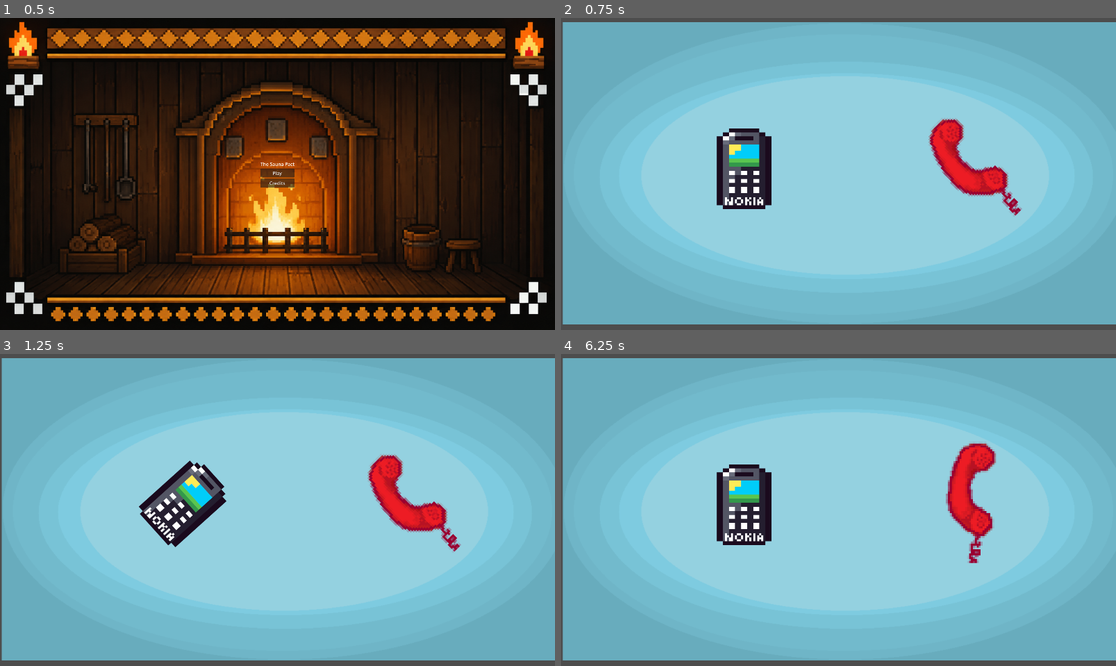
Above: before the commit, frames 1-4 (two rows, left to right).
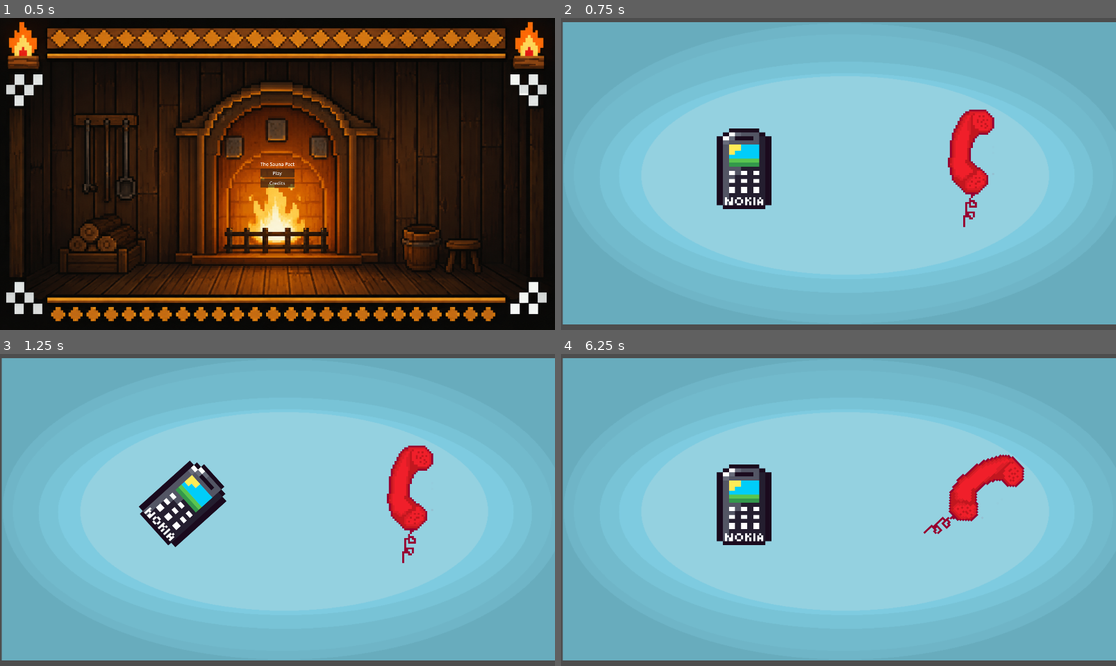
Above: after the commit, the same moments.

Repository: Orozon64/The-Sauna-Pact
Game: Godot game, scene res://scenes/main_menu.tscn
Same seed, same stepped clock (60 frames per second), same inputs: the game is played once before the commit and once after it.
Inputs:
- Up to frame 1 (0.5 s): no input
- Up to frame 2 (0.75 s): click "Play" at 0.5 s
- Up to frame 3 (1.25 s): no input
- Up to frame 4 (6.25 s): hold D (move_right) 1.28-2.03 s; tap Shift (advance_dialogue) at 1.35, 2.3, 2.85, 3.8, 5.1 s; tap Space at 1.52, 2.27, 3.77, 4.52, 5, 5.27 s; tap E (item_interact) at 1.55, 2.1, 3.05, 3.6, 4.55, 5.85 s; tap Enter at 2, 5.75 s; hold S (move_down) 2.03-2.78 s; hold D (move_right) 2.78-3.53 s; hold W (move_up) 3.53-4.28 s; hold A (move_left) 4.28-5.78 s; tap F (item_interact_secondary) at 4.35 s; hold S (move_down) from 5.78 s (still down)

Frame 1 is identical in both runs. In frame 2, 2.3% of the frame differs, in the area x 66-84%, y 29-68%; in frame 3, 2.3%; in frame 4, 2.3%, in the area x 65-84%, y 28-68%.

Commit message:
work on objective showing; fixed furnace placing bug

Diff:
--- a/scenes/finnish_map.tscn
+++ b/scenes/finnish_map.tscn
@@ -1044,3 +1044,11 @@
 autoplay = true
 bus = &"LevelBG"
 parameters/looping = true
+
+[node name="CanvasLayer" type="CanvasLayer" parent="." unique_id=746191810]
+
+[node name="ObjectiveLabel" type="Label" parent="CanvasLayer" unique_id=1456070029]
+offset_right = 40.0
+offset_bottom = 23.0
+theme_override_colors/font_color = Color(0, 0, 0, 1)
+text = "Objective: pick up wooden logs"
--- a/scenes/flying.tscn
+++ b/scenes/flying.tscn
@@ -6,6 +6,7 @@
 [ext_resource type="Script" uid="uid://525dooou10pn" path="res://scripts/progress.gd" id="4_dkbag"]
 [ext_resource type="AudioStream" uid="uid://cnai7jxnsg4re" path="res://Sound Effects/FlappyBirdFly.mp3" id="4_h2m2m"]
 [ext_resource type="Texture2D" uid="uid://cbplb3373wg11" path="res://images/sprites/flyingBackgroundHigh.png" id="5_75y6s"]
+[ext_resource type="AudioStream" uid="uid://b1vv07terlg2u" path="res://Sound Effects/BackgroundMusic.mp3" id="7_frko1"]
 
 [sub_resource type="RectangleShape2D" id="RectangleShape2D_itql5"]
 size = Vector2(104, 48)
@@ -72,3 +73,9 @@
 offset_bottom = 560.0
 texture = ExtResource("5_75y6s")
 expand_mode = 1
+
+[node name="BGMusicPlayer" type="AudioStreamPlayer" parent="." unique_id=454322565]
+stream = ExtResource("7_frko1")
+autoplay = true
+bus = &"Music"
+parameters/looping = true
--- a/scenes/intro_scene.tscn
+++ b/scenes/intro_scene.tscn
@@ -1,8 +1,8 @@
 [gd_scene format=3 uid="uid://dy07kj4gdjrs0"]
 
 [ext_resource type="Script" uid="uid://c870svib6gnu3" path="res://scripts/intro_scene.gd" id="1_jkhwn"]
-[ext_resource type="Texture2D" uid="uid://dbckevd0y46uq" path="res://images/sprites/TelefonPolakWiekszyBase.png" id="3_01j2m"]
-[ext_resource type="Texture2D" uid="uid://bm4y0w3dt5dm0" path="res://images/sprites/TelefonPolakWiekszy.png" id="3_8wqor"]
+[ext_resource type="Texture2D" uid="uid://c8r40v2ieupgp" path="res://images/sprites/TelefonPolakResize2.png" id="3_01j2m"]
+[ext_resource type="Texture2D" uid="uid://bsn3rggl18ttx" path="res://images/sprites/TelefonPolakResize2Obrocony.png" id="4_f164h"]
 [ext_resource type="AudioStream" uid="uid://8hhdrmd2mcd8" path="res://Sound Effects/NokiaCalling.mp3" id="4_jkhwn"]
 [ext_resource type="Texture2D" uid="uid://bbt8un27g7aar" path="res://images/sprites/TelefonFinFin.png" id="5_0f06d"]
 [ext_resource type="AudioStream" uid="uid://uq2x6535k7fy" path="res://Sound Effects/PhoneCalling.mp3" id="5_tij55"]
@@ -16,7 +16,7 @@
 "texture": ExtResource("3_01j2m")
 }, {
 "duration": 1.0,
-"texture": ExtResource("3_8wqor")
+"texture": ExtResource("4_f164h")
 }],
 "loop": true,
 "name": &"Ring",
--- a/scripts/dialogue_manager.gd
+++ b/scripts/dialogue_manager.gd
@@ -11,7 +11,7 @@
 	3:
 		["Rudolf:Tervetuloa Suomeen! Now, walk to the building spot, and press E to construct your sauna."],
 	4:
-		["Rudolf:Beautiful! Now let's hop into the sauna together. Walk in there with one character, then with the second one."]
+		["Rudolf:Beautiful! Now let's hop into the sauna together. Walk in there with one character, then with the second one (use arrows and F in place of WASD and E for the Pole)."]
 }
 var answers = [
 	["koulu", "talo", "kirja"],
@@ -43,7 +43,6 @@
 
 var current_sound_name
 
-var cooldown = 20
 # Called when the node enters the scene tree for the first time.
 
 func initiate():
@@ -118,7 +117,8 @@
 					$AnswerCButton.disabled = false
 					$AnswerCButton.show()
 
-					#$TalkingSFXPlayer.stop()
+					if scene_id != 1:
+						$TalkingSFXPlayer.stop()
 				else:
 
 					if line_id < current_scene_dialogue.size()-1:
@@ -139,14 +139,16 @@
 					character_index = current_line.length()
 					$TalkerSprite.stop()
 					$AdvanceTipLabel.show()
-					#$TalkingSFXPlayer.stop()
+					if scene_id != 1:
+						$TalkingSFXPlayer.stop()
 
 		elif not is_line_finished:
 			if character_index >= current_line.length():
 				is_line_finished = true
 				$TalkerSprite.stop()
 				$AdvanceTipLabel.show()
-				#$TalkingSFXPlayer.stop()
+				if scene_id != 1:
+					$TalkingSFXPlayer.stop()
 			else:
 				$DialogueRTLabel.text += current_line[character_index]
 				character_index += 1
--- a/scripts/main_menu.gd
+++ b/scripts/main_menu.gd
@@ -9,6 +9,7 @@
 
 func _start_game():
 	var initial_data = {
+		"objective_id":0,
 		"Finn":
 			{
 				"position":"",
--- a/scripts/plane.gd
+++ b/scripts/plane.gd
@@ -34,7 +34,7 @@
 	if ended:
 		position.x += 9
 		if position.x >= 2000:
-			get_tree().change_scene_to_file("res://scenes/finnish_map.tscn")
+			get_tree().change_scene_to_file("res://scenes/planeFalling.tscn")
 
 
 func _physics_process(delta: float) -> void:
--- a/scripts/player.gd
+++ b/scripts/player.gd
@@ -45,7 +45,10 @@
 			position = current_character_save_data.get("position")
 
 		last_item = current_character_save_data.get("last_item")
-		touched_item_name = last_item
+		if last_item == "Stones":
+			touched_item_name = "Stones"
+		else:
+			touched_item_name = ""
 		if dev_mode:
 			money = 999
 		else:
@@ -65,7 +68,10 @@
 		current_character_save_data.set("last_item", last_item)
 		current_character_save_data.set("money", money)
 		complete_save_data.set(character_name, current_character_save_data)
+	var new_objective_id = get_parent().objective_id + 1
+	complete_save_data.set("objective_id", new_objective_id)
 	var file = FileAccess.open("res://save_game.data", FileAccess.WRITE)
+
 	file.store_var(complete_save_data)
 	file.close()
 
--- a/scripts/signal_manager.gd
+++ b/scripts/signal_manager.gd
@@ -7,7 +7,14 @@
 var play_ending = false
 var screen_size
 var num_of_players_in_sauna = 0
+
+var objective_id = 0
+var objectives = ["pick up wooden logs", "pick up towels", "pick up furnace and place it down at the construction site", "pick up oil and lavender", "pick up stones from the cave", "go to the casino", "buy a beer in the Frogshop", "fly to Finland!", "build a sauna", "go to the sauna with both characters!"]
 # Called when the node enters the scene tree for the first time.
+
+func set_objective_id(id):
+	objective_id = id
+	$CanvasLayer/ObjectiveLabel.text = objectives[objective_id] #throws Invalid access to property or key '<null>' on a base object of type 'Array'.
 func _ready() -> void:
 	screen_size = get_viewport_rect().size
 
@@ -71,6 +78,7 @@
 				current_item.picked_up.connect(player._on_item_picked_up)
 	else:
 		play_ending = true
+	set_objective_id(file.get("objective_id"))
 	file.close()
 	if play_ending:
 
@@ -78,7 +86,7 @@
 		var polish_player = preload("res://scenes/polish_player.tscn")
 		add_child(polish_player.instantiate())
 
-
+		player.position.y -= 50
 
 		$FirstLineDialogueWindow.show()
 		$FirstLineDialogueWindow.initiate()
@@ -86,6 +94,7 @@
 		$PoleCharacter.enter_sauna.connect(_on_player_enter_sauna)
 
 		$PoleCharacter.position = player.position
+		$PoleCharacter.position.x += 50
 		$PoleCharacter.is_secondary = true
 
 
@@ -127,6 +136,7 @@
 
 				$Furnace.position = $ConstructionArea.position
 				$Furnace.show()
+				player.last_item = "Furnace"
 				player.save_game()
 
 		"Stones":
Not shown, changed: Sound Effects/FlappyBirdFail.mp3.import
Not shown, changed: save_game.data
